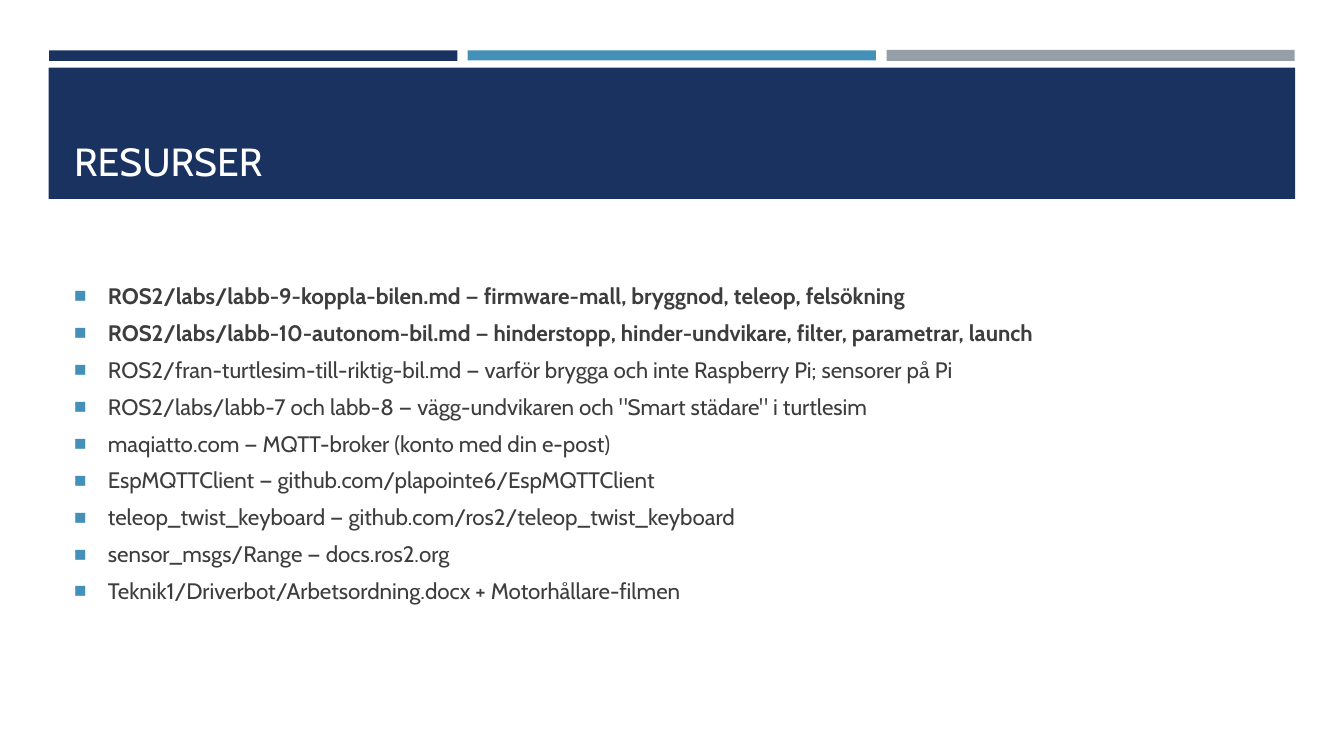
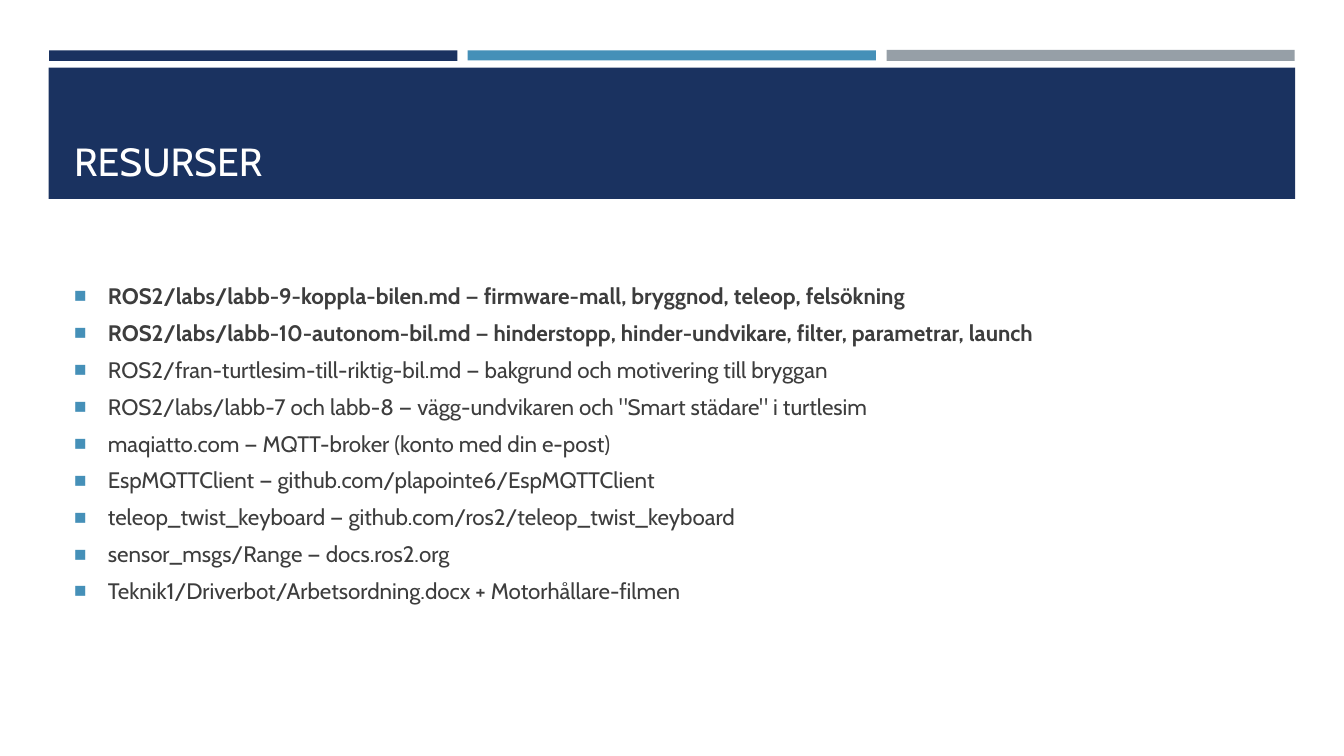
Before and after one commit to abbjetmus/ROS2, a slide deck: slide 20 of Driverbot250s-ROS2.pptx. Drawn at 1344x756 pixels with LibreOffice and Linux fonts; fonts in the diff are those of the drawing. Boxes give left, top, right and bottom in pixels: in the first picture for what was removed or moved away, otherwise in the second. Text is boxed around its words. In the diff, an @@ line names an element or a change of style, - is before the commit and + after.

```diff
--- a/Driverbot250s-ROS2.pptx
+++ b/Driverbot250s-ROS2.pptx
@@ text at box(108, 361, 827, 384): text changed @@
-■ ROS2/fran-turtlesim-till-riktig-bil.md — varför brygga och inte Raspberry Pi; sensorer på Pi
+■ ROS2/fran-turtlesim-till-riktig-bil.md — bakgrund och motivering till bryggan
```
